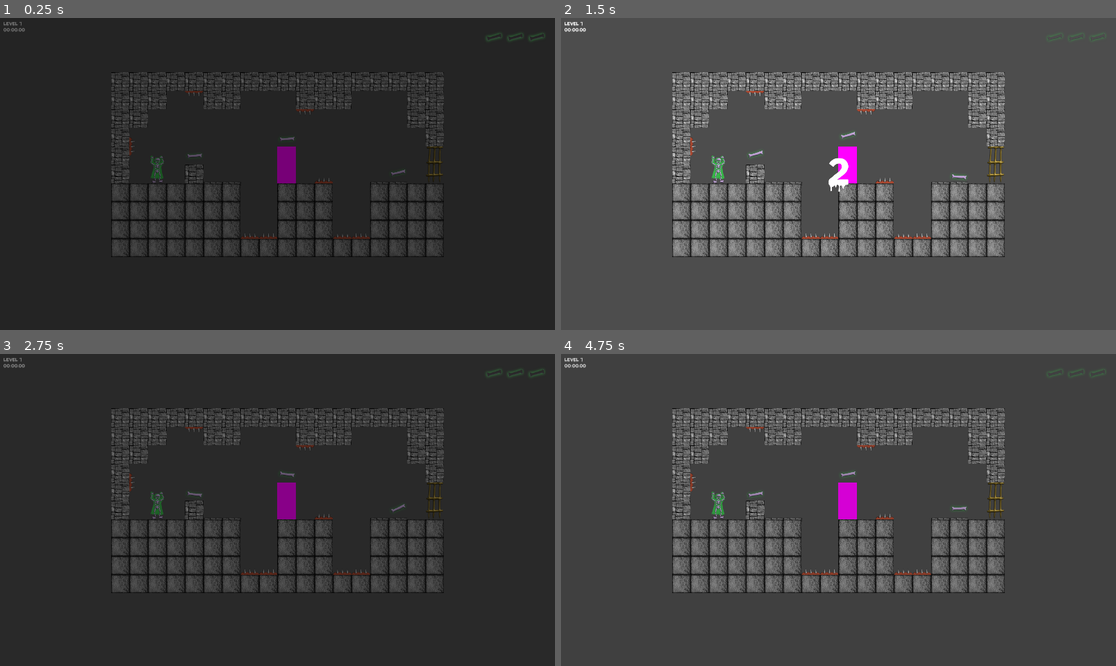
Above: before the commit, frames 1-4 (two rows, left to right).
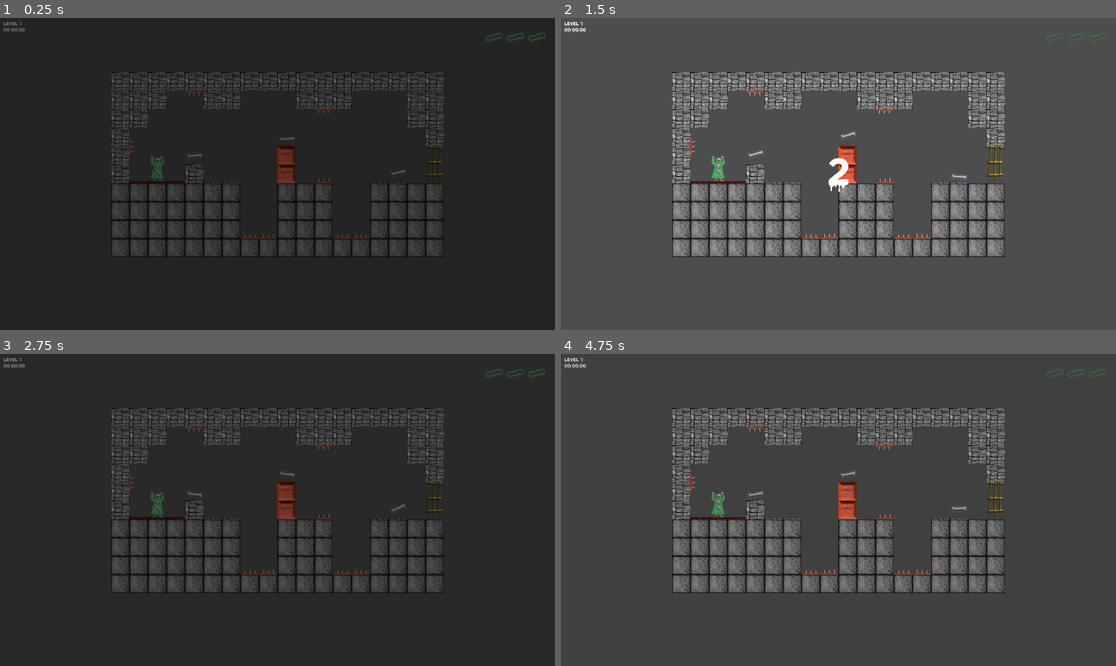
Above: after the commit, the same moments.

Repository: Drew-Wagner/Spectros
Game: Godot game, scene res://scenes/game.tscn
The game is run twice, just before and just after one commit, with the same random seed, the same clock (stepped at 60 frames per second) and the same inputs. Sound files missing from this copy of the repository are replaced by a short silence.
Inputs:
- Up to frame 1 (0.25 s): no input
- Up to frame 2 (1.5 s): hold Space (toggle) 0.53-1.28 s; tap Space (toggle) at 1.35 s
- Up to frame 3 (2.75 s): hold Space (toggle) from 2.03 s (still down)
- Up to frame 4 (4.75 s): release Space (toggle) at 2.78 s; tap Space (toggle) at 2.85, 4.35 s; tap Enter at 3.5 s; hold Space (toggle) 3.53-4.28 s

The runs differ from the first frame. In frame 1, 0.5% of the frame differs, in the area x 23-60%, y 29-54%; in frame 2, 0.4%; in frame 3, 0.5%; in frame 4, 0.5%.

Commit message:
Texture selectionnable sur les MovingPlatforms

Diff:
--- a/scenes/elements/moving_platform.gd
+++ b/scenes/elements/moving_platform.gd
@@ -6,11 +6,25 @@
 		orientation = value
 		_set_orientation()
 
+@export_enum("Brick", "Wood") var material_texture: int:
+	set(value):
+		material_texture = value
+		_set_material()
+
+@export var sprite: Sprite2D
+@export var brick_texture: Texture2D
+@export var wood_texture: Texture2D
+
 enum Orientation {
 	Up,
 	Right,
 	Down,
 	Left
+}
+
+enum MaterialTexture {
+	Brick,
+	Wood
 }
 
 
@@ -27,3 +41,15 @@
 
 		Orientation.Left:
 			rotation = deg_to_rad(-90)
+
+
+func _set_material():
+	if sprite == null:
+		return
+
+	match material_texture:
+		MaterialTexture.Brick:
+			sprite.set_texture(brick_texture)
+
+		MaterialTexture.Wood:
+			sprite.set_texture(wood_texture)
--- a/scenes/elements/moving_platform.tscn
+++ b/scenes/elements/moving_platform.tscn
@@ -1,16 +1,19 @@
-[gd_scene load_steps=5 format=3 uid="uid://cu4qk30gh72x8"]
+[gd_scene load_steps=6 format=3 uid="uid://cu4qk30gh72x8"]
 
 [ext_resource type="Script" path="res://scenes/elements/moving_platform.gd" id="1_68kah"]
 [ext_resource type="Script" path="res://scripts/moving_platform.gd" id="2_bb151"]
+[ext_resource type="Texture2D" uid="uid://cd0duvkonpsoq" path="res://materials/tiles_orange_plateforme02.png" id="3_ixm7l"]
+[ext_resource type="Texture2D" uid="uid://u7pfs2ev51gm" path="res://materials/plateformes_bois.png" id="3_w5cbj"]
 
 [sub_resource type="RectangleShape2D" id="RectangleShape2D_xhyvb"]
 size = Vector2(64, 64)
 
-[sub_resource type="PlaceholderTexture2D" id="PlaceholderTexture2D_2ki1r"]
-size = Vector2(64, 64)
-
-[node name="MovingPlatform" type="Node2D"]
+[node name="MovingPlatform" type="Node2D" node_paths=PackedStringArray("sprite")]
 script = ExtResource("1_68kah")
+material_texture = 1
+sprite = NodePath("MovingPlatform/Sprite2D")
+brick_texture = ExtResource("3_ixm7l")
+wood_texture = ExtResource("3_w5cbj")
 on_position = Vector2(0, -64)
 
 [node name="MovingPlatform" type="AnimatableBody2D" parent="."]
@@ -22,7 +25,7 @@
 shape = SubResource("RectangleShape2D_xhyvb")
 
 [node name="Sprite2D" type="Sprite2D" parent="MovingPlatform"]
-texture = SubResource("PlaceholderTexture2D_2ki1r")
+texture = ExtResource("3_w5cbj")
 
 [node name="Arrow" type="Area2D" parent="MovingPlatform"]
 collision_layer = 0
--- a/scenes/levels/Level1.tscn
+++ b/scenes/levels/Level1.tscn
@@ -41,12 +41,15 @@
 
 [node name="MovingPlatform" parent="DynamicEnvironment" instance=ExtResource("5_g6c5n")]
 position = Vector2(-480, 64)
+material_texture = 0
 
 [node name="MovingPlatform2" parent="DynamicEnvironment" instance=ExtResource("5_g6c5n")]
 position = Vector2(-416, 64)
+material_texture = 0
 
 [node name="MovingPlatform3" parent="DynamicEnvironment" instance=ExtResource("5_g6c5n")]
 position = Vector2(-352, 64)
+material_texture = 0
 
 [node name="MovingPlatform4" parent="DynamicEnvironment" instance=ExtResource("5_g6c5n")]
 position = Vector2(32, -64)
@@ -85,7 +88,7 @@
 position = Vector2(288, 192)
 
 [node name="Spikes7" parent="Spikes" instance=ExtResource("4_jkiea")]
-position = Vector2(96, -192)
+position = Vector2(160, -192)
 rotation = -3.14159
 
 [node name="Spikes8" parent="Spikes" instance=ExtResource("4_jkiea")]
Binary file added: materials/plateformes_bois.png
Not shown, added: materials/plateformes_bois.png.import
Binary file added: materials/tiles_orange_plateforme02.png
Not shown, added: materials/tiles_orange_plateforme02.png.import
